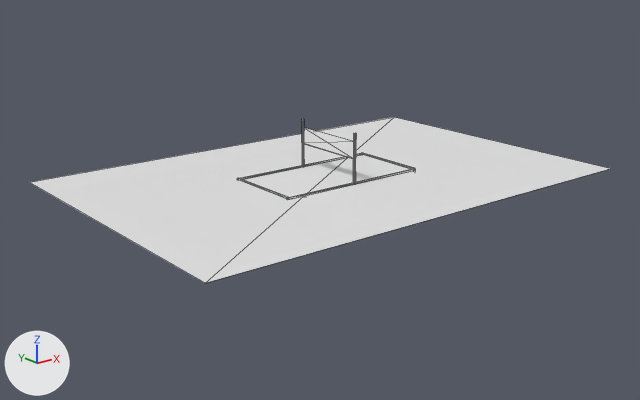
One commit to the glTF model assets/mesh/court.glb: the scene before it, then after it.
The view is the same before and after, from a camera (50 mm lens) standing at (-66.8, -81.9, 29.8) and looking at (-1.7, -0.6, -2.7). The axes (+X, +Y, +Z) are drawn at lower left. The lights are the same throughout. The older version comes first. Mesh edges are drawn as thin lines. Vertices at exactly the same position are counted once.

Script lines for the objects in view, before the commit:
```python
mat_material_001 = principled_material('Material.001')
mat_material_001.base_color = (0.8, 0.8, 0.8)  # white #e7e7e7
me_plane = bpy.data.meshes.new('Plane')
me_plane.from_pydata(...)  # 60 vertices, 86 faces; spans x -30.0..30.0, y -20.0..20.0, z -1.6..6.2
me_plane.materials.append(mat_material_001)  # white #e7e7e7
ob_plane = bpy.data.objects.new('Plane', me_plane)
ob_plane.location = (0.0, 0.0, 0.0)
```
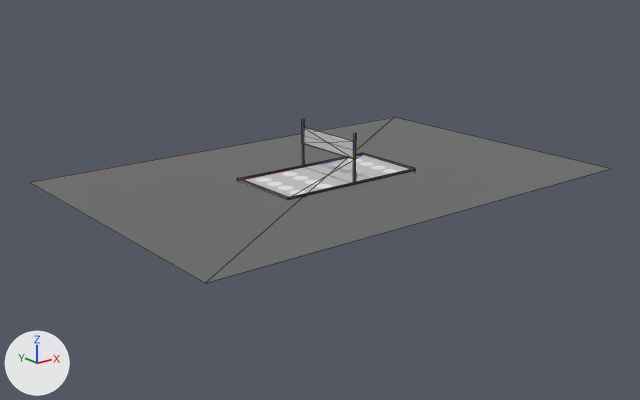
The change, as a list of edits to the scene's bpy script:
```text
Add img_court:
    img_court = load_image('court', '_unpacked/court', 256, 256, 'sRGB')
Change mat_material_001:
    remove mat_material_001.base_color = (0.8, 0.8, 0.8)  # white #e7e7e7
    add mat_material_001.texture = img_court
Change me_plane:
    used by ob_plane; location = (0.0, 0.0, 0.0)
    verts and faces of me_plane; kept vertices keep their numbers, new ones are numbered from 60
    remove me_plane.from_pydata(...)  # 60 vertices, 86 faces; spans x -30.0..30.0, y -20.0..20.0, z -1.6..6.2
    add me_plane.from_pydata(...)  # 64 vertices, 88 faces; spans x -30.0..30.0, y -20.0..20.0, z -1.6..6.2
    me_plane part 1
    add verts[60] = (-10.1, -4.9, 0.0)  # pixel (286, 199)
    add verts[61] = (10.1, -4.9, 0.0)  # pixel (414, 169)
    add verts[62] = (-10.1, 4.9, 0.0)  # pixel (237, 180)
    add verts[63] = (10.1, 4.9, 0.0)
    add faces += [(60, 61, 63), (60, 63, 62)]
    me_plane part 2: 2 kept faces spanning x -30.0..30.0, y -20.0..20.0, z 0.0 get new texture (UV) coordinates
```

Changed parts and their boxes [x1, y1, x2, y2] in the pictures (640 x 400 px):
'Plane', surface changed, reshaped (white to grey)
    both: [29, 117, 611, 283]
part 1 of me_plane, added
    after: [238, 155, 409, 199]
part 2 of me_plane, surface changed (white to grey)
    both: [29, 117, 611, 283]
